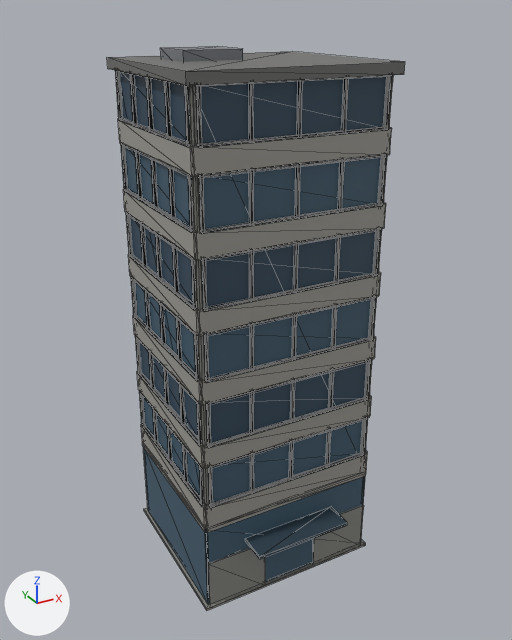
The glTF model assets/models/town_city_block_tall.glb: old version first, new version second.
One viewpoint serves both versions: a camera (50 mm lens) standing at (-15.9, -29.5, 28.1) and looking at (0.0, -0.6, 13.6). The lights are fixed; the arrows at lower left show +X, +Y and +Z. The older version comes first. Mesh edges are drawn as thin lines. Vertices at exactly the same position are counted once.

Before the edit, the objects in view are built like this:
```python
me_prop = bpy.data.meshes.new('prop')
me_prop.from_pydata(...)  # 1976 vertices, 2964 faces; spans x -5.1..5.3, y -5.8..4.6, z 0.0..26.5
me_prop.materials.append(mat_defaultmaterial)
ob_prop = bpy.data.objects.new('prop', me_prop)
ob_prop.location = (0.0, 0.0, 0.0)
```
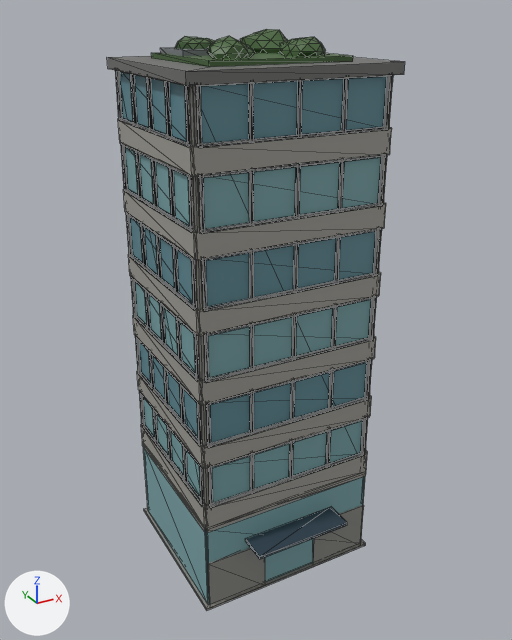
Pixel boxes [x1, y1, x2, y2] of what changed, in the pictures (512 x 640 px):
```json
{"object": "prop", "change": "reshaped", "before": [107, 46, 405, 611], "after": [107, 29, 405, 611]}
{"part": 1, "of": "me_prop", "change": "added", "after": [151, 53, 353, 67]}
{"part": 2, "of": "me_prop", "change": "added", "after": [207, 36, 255, 59]}
{"part": 3, "of": "me_prop", "change": "added", "after": [279, 37, 326, 56]}
{"part": 4, "of": "me_prop", "change": "added", "after": [175, 36, 214, 49]}
{"part": 5, "of": "me_prop", "change": "added", "after": [240, 29, 287, 53]}
{"part": 6, "of": "me_prop", "change": "recoloured", "before": [120, 72, 387, 604], "after": [120, 72, 387, 604], "on screen": "dark blue to cyan"}
```

The change, as JSON lines over the scene's bpy script:
```json
{"block": "me_prop", "where": "# used by ob_prop; location = (0.0, 0.0, 0.0)"}
{"op": "remove", "block": "me_prop", "code": "me_prop.from_pydata(...)  # 1976 vertices, 2964 faces; spans x -5.1..5.3, y -5.8..4.6, z 0.0..26.5"}
{"op": "add", "block": "me_prop", "code": "me_prop.from_pydata(...)  # 2152 vertices, 3296 faces; spans x -5.1..5.3, y -5.8..4.6, z 0.0..27.2"}
{"block": "me_prop", "change": "me_prop part 1: a new loose piece, a box spanning x -3.42..3.42, y -3.06..3.06, z 26.0..26.22, in mat_defaultmaterial"}
{"block": "me_prop", "change": "me_prop part 2: a new loose piece of 42 vertices spanning x -2.7..-0.8, y -2.5..-0.5, z 25.9..27.0, in mat_defaultmaterial"}
{"block": "me_prop", "change": "me_prop part 3: a new loose piece of 42 vertices spanning x 0.8..2.8, y -2.7..-0.7, z 25.7..27.0, in mat_defaultmaterial"}
{"block": "me_prop", "change": "me_prop part 4: a new loose piece of 42 vertices spanning x -2.8..-0.8, y 0.7..2.6, z 25.8..26.9, in mat_defaultmaterial"}
{"block": "me_prop", "change": "me_prop part 5: a new loose piece of 42 vertices spanning x 0.5..3.2, y 0.1..2.9, z 25.6..27.2, in mat_defaultmaterial"}
{"block": "me_prop", "change": "me_prop part 6: 336 kept faces spanning x -4.8..4.8, y -4.3..4.3, z 0.1..25.5 get new vertex colours; the middle colour goes from dark blue #425d6f to cyan #7aa5a9"}
```
